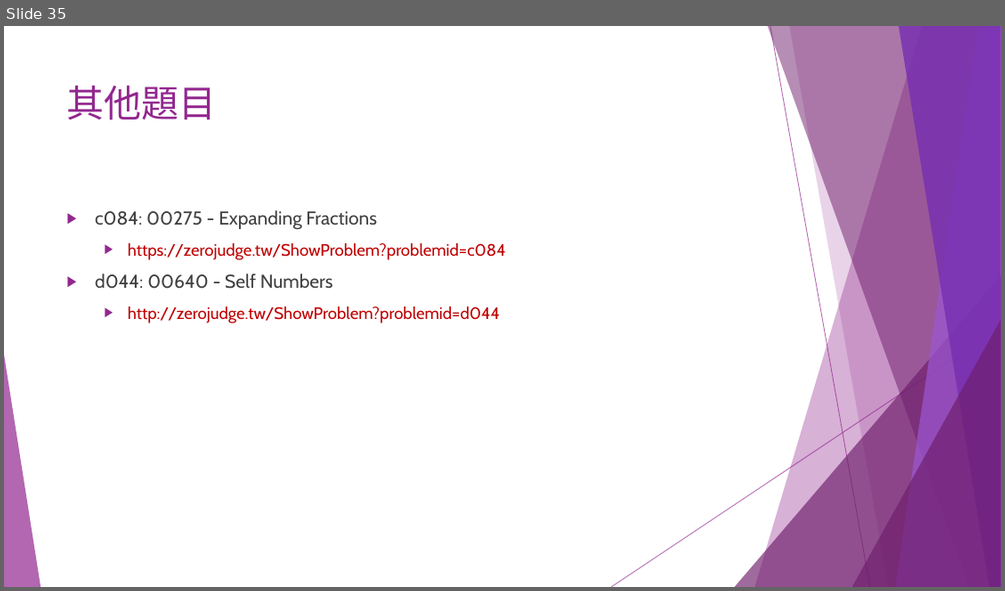
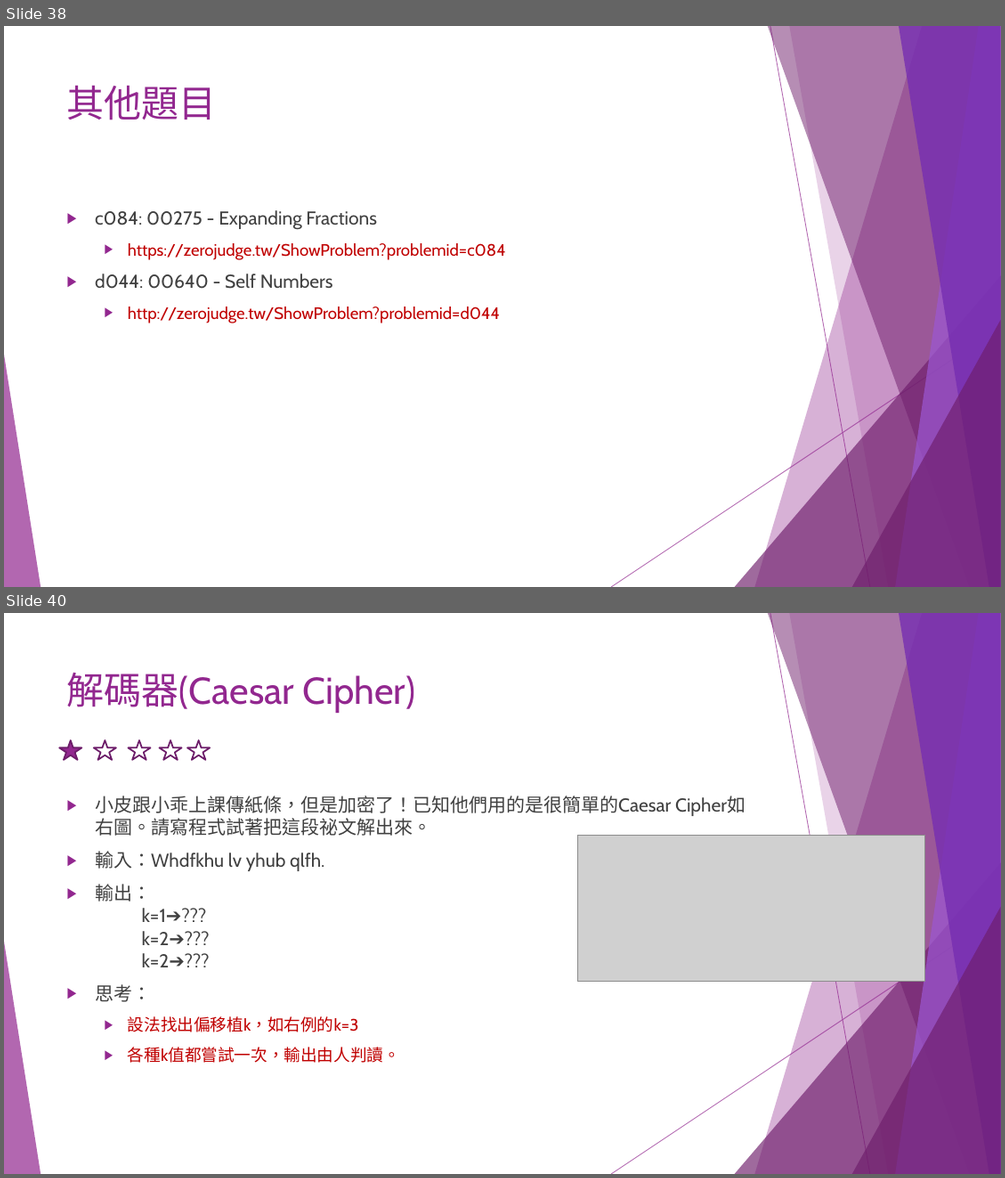
Before and after one commit to liulawsi/My_PPTs, a slide deck: CHING JIAN/C_Class/A1_邏輯思考訓練題.pptx. Shown one above the other, each under a label of ours: slide 35 before the commit, slides 38 and 40 after it; the slides between them are not shown. The pictures are 1005x591 and 1005x1178 pixels, drawn with LibreOffice and Linux fonts; fonts in the diff are those of the drawing; grey boxes stand for pictures. Boxes give left, top, right and bottom in pixels: in the first picture for what was removed or moved away, otherwise in the second. Text is boxed around its words. In the diff, an @@ line names an element or a change of style, - is before the commit and + after.

```diff
--- a/CHING JIAN/C_Class/A1_邏輯思考訓練題.pptx
+++ b/CHING JIAN/C_Class/A1_邏輯思考訓練題.pptx
@@ slide 40 added at <box>4,613,1001,1174</box>, background #FFFFFF; not listed: 10 template elements that a slide beside it also shows @@
@@ title added at <box>67,672,416,713</box>, 36 pt, text #92278F @@
+解碼器(Caesar Cipher)
@@ group added at <box>59,740,210,760</box>: 5 stars @@
@@ text added at <box>95,795,671,1062</box>, 18 pt, text #404040 @@
+▶ 小皮跟小乖上課傳紙條，但是加密了！已知他們用的是很簡單的Caesar Cipher如右圖。請寫程式試著把這段祕文解出來。
+▶ 輸入：Whdfkhu lv yhub qlfh.
+▶ 輸出：
+  k=1➔???
+  k=2➔???
+  k=2➔???
+▶ 思考：
+  ▶ 設法找出偏移植k，如右例的k=3
+  ▶ 各種k值都嘗試一次，輸出由人判讀。
@@ picture added at <box>577,835,925,981</box> @@
@@ what was slide 35 is now slide 38 @@
```
Also in this commit, not shown: 4 slides changed, 11 other slides added.
